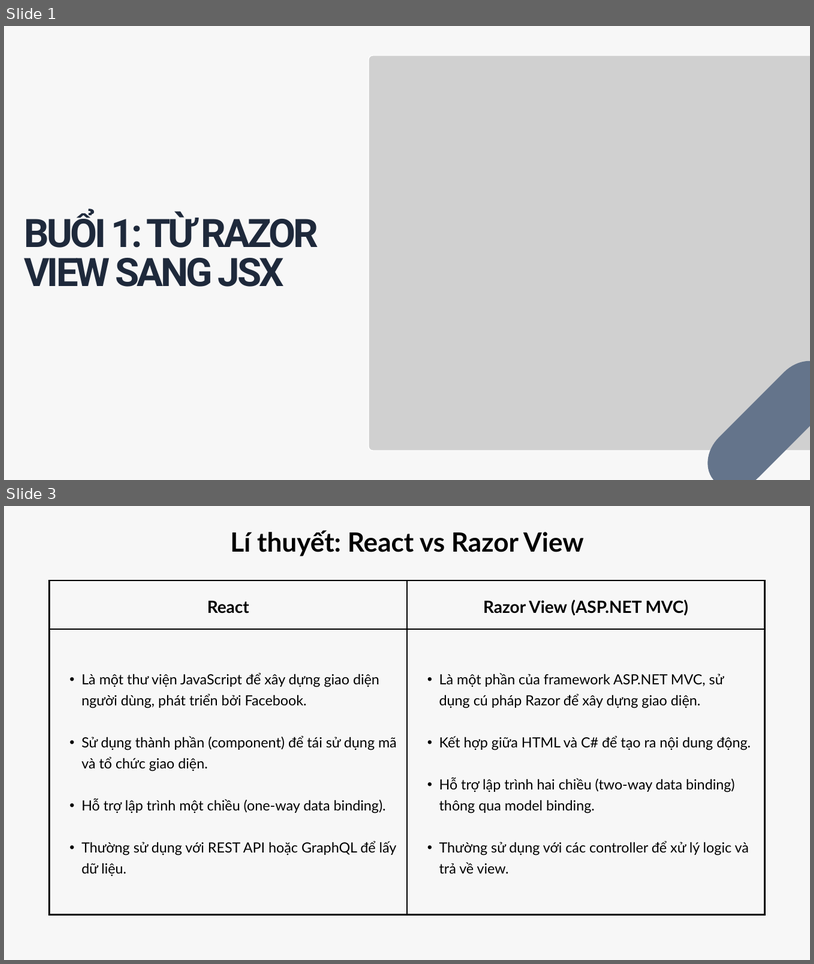
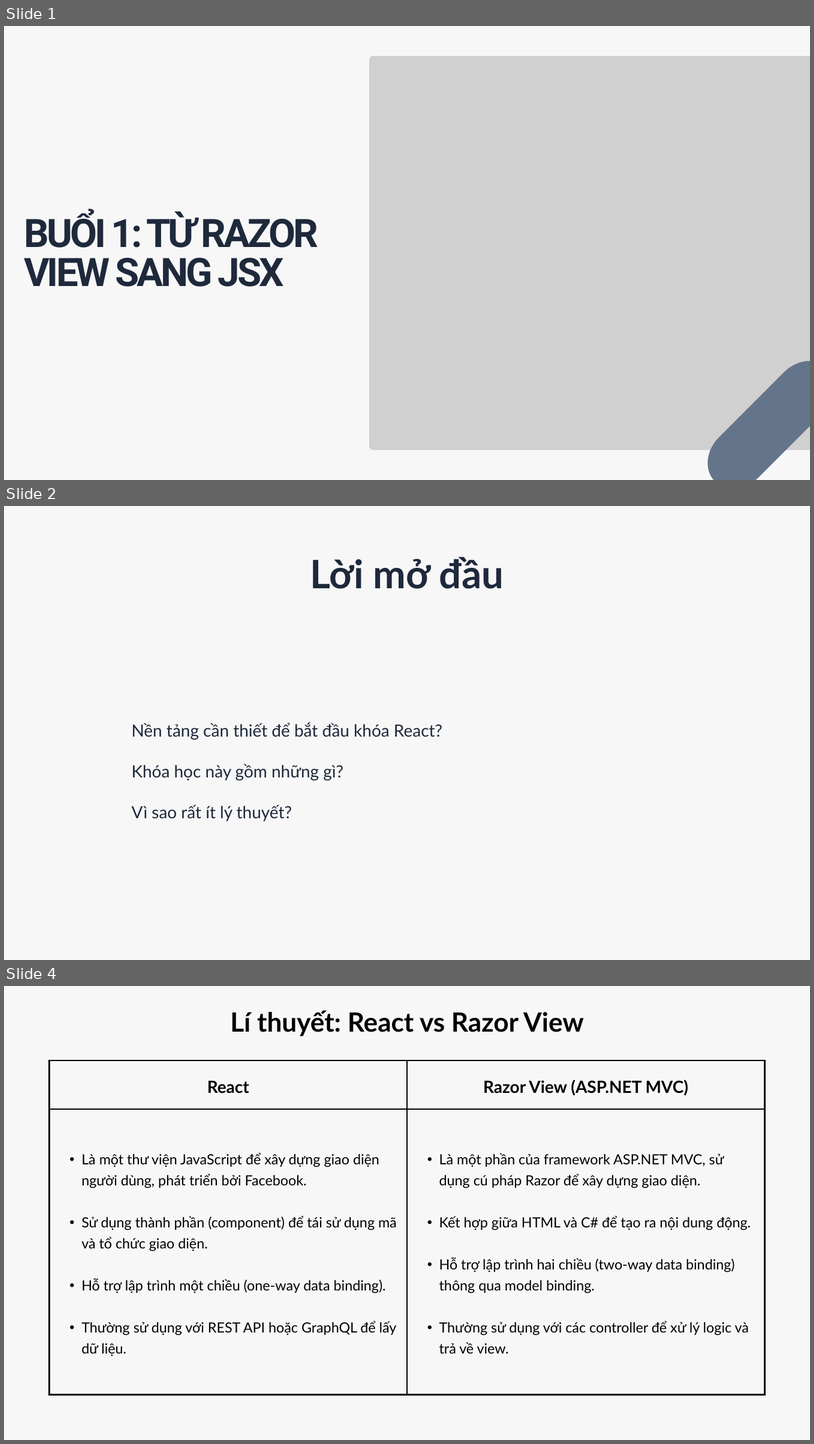
Before and after one commit to trongandev/tai-lieu-day-reactjs-tdsv, a slide deck: giao-an/buoi1/BUỔI 1 TỪ RAZOR VIEW SANG JSX.pptx. Shown one above the other, each under a label of ours: slides 1 and 3 before the commit, slides 1, 2 and 4 after it; the slides between them are not shown. The pictures are 814x964 and 814x1444 pixels, drawn with LibreOffice and Linux fonts; fonts in the diff are those of the drawing; grey boxes stand for pictures. Boxes give left, top, right and bottom in pixels: in the first picture for what was removed or moved away, otherwise in the second. Text is boxed around its words. In the diff, an @@ line names an element or a change of style, - is before the commit and + after.

```diff
--- a/giao-an/buoi1/BUỔI 1 TỪ RAZOR VIEW SANG JSX.pptx
+++ b/giao-an/buoi1/BUỔI 1 TỪ RAZOR VIEW SANG JSX.pptx
@@ slide 2 added at (x1=4, y1=506, x2=810, y2=960), background #F7F7F7 @@
@@ text added at (x1=310, y1=556, x2=504, y2=589), 70 pt, text #1E293B, bold @@
+Lời mở đầu
@@ text added at (x1=132, y1=722, x2=443, y2=821), 30 pt, text #1E293B @@
+  Nền tảng cần thiết để bắt đầu khóa React?
+  Khóa học này gồm những gì?
+  Vì sao rất ít lý thuyết?
@@ what was slide 3 is now slide 4 @@
```
Also in this commit, not shown: 3 slides changed, 6 other slides added, 2 slides removed, 4 other files.
